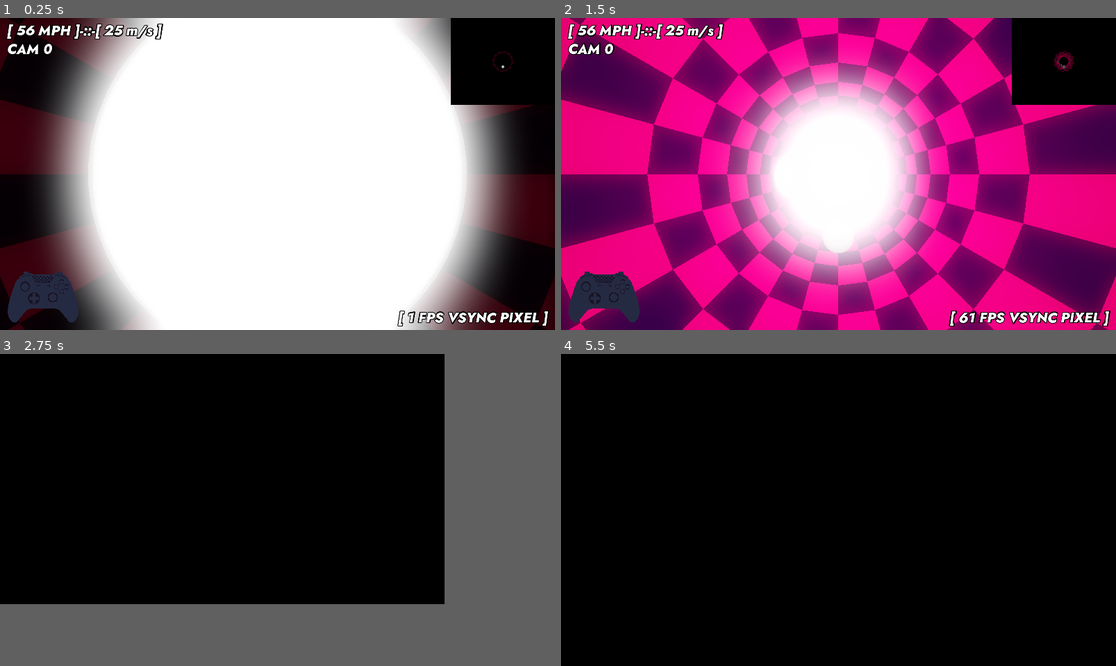
Above: before the commit, frames 1-4 (two rows, left to right).
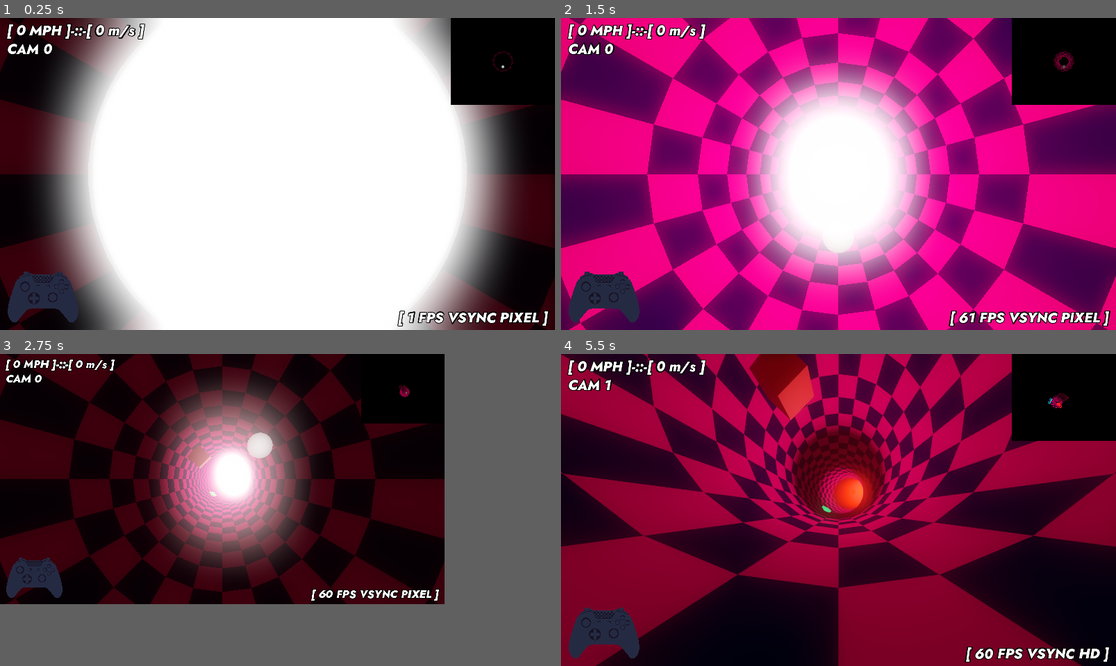
Above: after the commit, the same moments.

Repository: jotson/tunnel-shooter
Game: Godot game, scene res://tube.tscn
The game is run twice, just before and just after one commit, with the same random seed, the same clock (stepped at 60 frames per second) and the same inputs. Video files are missing from this copy of the repository; at most half a second of black plays in their place.
Inputs (mouse positions are in pixels of both pictures, inside the frame that each line leads up to):
- Up to frame 1 (0.25 s): no input
- Up to frame 2 (1.5 s): click (610, 286) at 0.5 s; click (610, 286) at 1.25 s
- Up to frame 3 (2.75 s): tap Enter (screen) at 2 s; hold Right (right) from 2.03 s (still down); tap Space (video, bound only before the commit) at 2.1 s
- Up to frame 4 (5.5 s): release Right (right) at 2.78 s; hold Left (left) 2.78-3.53 s; tap B (addball) at 2.85 s; tap Space (video, bound only before the commit) every 0.75 s from 3.05 to 5.3 s; hold Right (right) 3.53-5.03 s; tap C (camera) at 3.6 s; tap Up (faster) at 4.35 s; hold Left (left) from 5.03 s (still down); tap Enter (screen) at 5.1 s

The runs differ from the first frame. In frame 1, 0.7% of the frame differs, in the area x 2-30%, y 1-7%; in frame 2, 3.6%; in frame 3, 39%; in frame 4, 79%, in the area x 0-100%, y 0-100%.

Commit message:
README and LICENSE

Diff:
--- a/project.godot
+++ b/project.godot
@@ -95,12 +95,6 @@
 , Object(InputEventJoypadButton,"resource_local_to_scene":false,"resource_name":"","device":0,"button_index":3,"pressure":0.0,"pressed":false,"script":null)
  ]
 }
-video={
-"deadzone": 0.5,
-"events": [ Object(InputEventKey,"resource_local_to_scene":false,"resource_name":"","device":0,"alt":false,"shift":false,"control":false,"meta":false,"command":false,"pressed":false,"scancode":32,"unicode":0,"echo":false,"script":null)
-, Object(InputEventJoypadButton,"resource_local_to_scene":false,"resource_name":"","device":0,"button_index":10,"pressure":0.0,"pressed":false,"script":null)
- ]
-}
 screen={
 "deadzone": 0.5,
 "events": [ Object(InputEventKey,"resource_local_to_scene":false,"resource_name":"","device":0,"alt":false,"shift":false,"control":false,"meta":false,"command":false,"pressed":false,"scancode":16777221,"unicode":0,"echo":false,"script":null)
--- a/tube.gd
+++ b/tube.gd
@@ -8,7 +8,7 @@
 var MAX_SPEED = 100
 var CURVYNESS = 3
 
-var SEED = 3
+var SEED = 75
 
 var ring_mesh_data = []
 var ring_data = []
@@ -54,9 +54,6 @@
 
 	OS.vsync_enabled = true
 
-	ui.get_node("VideoPanel/VideoPlayer1").stop()
-	ui.get_node("VideoPanel/VideoPlayer2").stop()
-
 	ring_mesh_data.resize(Mesh.ARRAY_MAX)
 	target_velocity = starting_velocity
 
@@ -86,10 +83,14 @@
 func _physics_process(delta):
 	seed(SEED+ring)
 
+	var total_rings = $Path.curve.get_point_count()
+
 	var feet_per_meter = 3.28084
 	var feet_per_mile = 5280
 	var seconds_per_hour = 3600
 	var speed = target_velocity.length() * throttle
+	if total_rings < RING_COUNT:
+		speed = 0
 	var mph = round(speed * feet_per_meter / feet_per_mile * seconds_per_hour)
 	ui.get_node("Speed").text = "[ %d MPH ]-::-[ %d m/s ]" % [mph, round(speed)]
 	ui.get_node("FPS").text = "[ %d FPS %s%s]" % [
@@ -139,7 +140,7 @@
 	$Camera/Sweep/collision.visible = Game.DEBUG
 
 	var input = false
-	if $Path.curve.get_point_count() >= RING_COUNT:
+	if total_rings >= 8:
 		if Input.is_action_pressed("faster"):
 			throttle += 0.5 * delta * Input.get_action_strength("faster")
 			if throttle >= 1:
@@ -176,19 +177,6 @@
 #	if not input:
 #		angular_offset = lerp(angular_offset, PI/2, 0.03)
 
-	if Input.is_action_just_pressed("video"):
-		$ui/videoswitchtimer.stop()
-		if ui.get_node("VideoPanel").visible:
-			ui.get_node("VideoPanel").hide()
-			ui.get_node("VideoPanel/VideoPlayer1").stop()
-			ui.get_node("VideoPanel/VideoPlayer2").stop()
-		else:
-			$ui/videoswitchtimer.start()
-			ui.get_node("VideoPanel/VideoPlayer2").show()
-			ui.get_node("VideoPanel").show()
-			ui.get_node("VideoPanel/VideoPlayer1").play()
-			ui.get_node("VideoPanel/VideoPlayer2").play()
-
 	if Input.is_action_just_pressed("screen"):
 		toggle_pixels()
 
@@ -223,18 +211,23 @@
 		playerball.translation = Vector3.DOWN * (RING_RADIUS - 1) + Vector3.FORWARD * 15.0
 		add_child(playerball)
 
-	if $Path.curve.get_point_count() > 20:
-		var points = $Path.curve.get_point_count()
-		var world_look = lerp($Path.curve.get_point_position(points-20), $Path.curve.get_point_position(points-19), t)
+	if total_rings > 20:
+		var world_look = lerp($Path.curve.get_point_position(total_rings-20), $Path.curve.get_point_position(total_rings-19), t)
 		var current_pos = ui.get_node("ViewportContainer/Viewport/WorldCam").translation
 		ui.get_node("ViewportContainer/Viewport/WorldCam").translation = lerp(current_pos, $target.translation + Vector3(10,10,-50), 0.5)
 		ui.get_node("ViewportContainer/Viewport/WorldCam").look_at(world_look, Vector3.UP)
 
-	if $Path.curve.get_point_count() < RING_COUNT:
+	if total_rings < 8:
 		t = 0
 		camera_velocity.update_position($Camera.translation)
 		$BallCamera.look_at(playerball.translation + Vector3.FORWARD, Vector3.UP)
 		$BallCamera.translation = lerp($BallCamera.translation, playerball.translation, 0.9)
+	elif total_rings < RING_COUNT:
+		var this_ring = ring_data[7]
+		var p = $Path.curve.get_point_position(7)
+		var side = this_ring.side
+		var forward = this_ring.forward
+		playerball.translation = p + side.rotated(forward, angular_offset) * (RING_RADIUS - 1)
 	else:
 		# Nove player ball
 		var this_ring = ring_data[6]
@@ -242,8 +235,9 @@
 		var p = lerp($Path.curve.get_point_position(6), $Path.curve.get_point_position(7), t)
 		var side = lerp(this_ring.side, next_ring.side, t)
 		var forward = lerp(this_ring.forward, next_ring.forward, t)
-		playerball.translation = p + side.rotated(forward, angular_offset) * (RING_RADIUS - 1)
-		playerball.look_at(playerball.translation + forward, Vector3.UP)
+		if forward.length() > 0:
+			playerball.translation = p + side.rotated(forward.normalized(), angular_offset) * (RING_RADIUS - 1)
+			playerball.look_at(playerball.translation + forward.normalized(), Vector3.UP)
 
 		# NOTE Curve3D.interpolatef() does cubic interpolation (ease out)
 		p = lerp($Path.curve.get_point_position(0), $Path.curve.get_point_position(1), t)
@@ -400,14 +394,6 @@
 		"forward": forward,
 		"side": side
 	})
-
-
-func _on_VideoPlayer1_finished():
-	ui.get_node("VideoPanel/VideoPlayer1").play()
-
-
-func _on_VideoPlayer2_finished():
-	ui.get_node("VideoPanel/VideoPlayer2").play()
 
 
 func toggle_pixels():
@@ -470,13 +456,6 @@
 		ui.get_node("Gamepad").margin_top = -68
 
 
-func _on_videoswitchtimer_timeout():
-	if ui.get_node("VideoPanel/VideoPlayer2").visible:
-		ui.get_node("VideoPanel/VideoPlayer2").hide()
-	else:
-		ui.get_node("VideoPanel/VideoPlayer2").show()
-
-
 func _on_sweep_body_entered(body):
 	if body.is_in_group("object"):
 		body.queue_free()
--- a/tube.tscn
+++ b/tube.tscn
@@ -1,10 +1,8 @@
-[gd_scene load_steps=14 format=2]
+[gd_scene load_steps=12 format=2]
 
 [ext_resource path="res://tube.gd" type="Script" id=1]
 [ext_resource path="res://environment.tres" type="Environment" id=2]
 [ext_resource path="res://default_theme.tres" type="Theme" id=3]
-[ext_resource path="res://stun.ogv" type="VideoStream" id=4]
-[ext_resource path="res://tempest.ogv" type="VideoStream" id=5]
 [ext_resource path="res://gamepad/gamepad.tscn" type="PackedScene" id=6]
 
 [sub_resource type="SpatialMaterial" id=1]
@@ -171,34 +169,9 @@
 margin_right = 274.0
 margin_bottom = -24.0
 
-[node name="VideoPanel" type="Panel" parent="ui/container"]
-visible = false
-anchor_right = 1.0
-anchor_bottom = 1.0
-__meta__ = {
-"_edit_use_anchors_": false
-}
-
-[node name="VideoPlayer1" type="VideoPlayer" parent="ui/container/VideoPanel"]
-anchor_right = 1.0
-anchor_bottom = 1.0
-stream = ExtResource( 4 )
-autoplay = true
-__meta__ = {
-"_edit_use_anchors_": false
-}
-
-[node name="VideoPlayer2" type="VideoPlayer" parent="ui/container/VideoPanel"]
-anchor_right = 1.0
-anchor_bottom = 1.0
-stream = ExtResource( 5 )
-autoplay = true
-
 [node name="shootCooldown" type="Timer" parent="."]
 wait_time = 0.05
 one_shot = true
 [connection signal="area_entered" from="Camera/Sweep" to="." method="_on_sweep_area_entered"]
 [connection signal="body_entered" from="Camera/Sweep" to="." method="_on_sweep_body_entered"]
 [connection signal="timeout" from="ui/videoswitchtimer" to="." method="_on_videoswitchtimer_timeout"]
-[connection signal="finished" from="ui/container/VideoPanel/VideoPlayer1" to="." method="_on_VideoPlayer1_finished"]
-[connection signal="finished" from="ui/container/VideoPanel/VideoPlayer2" to="." method="_on_VideoPlayer2_finished"]
Not shown, added: OFL.txt
Not shown, changed: .gitignore
Not shown, added: LICENSE.md
Not shown, added: README.md
